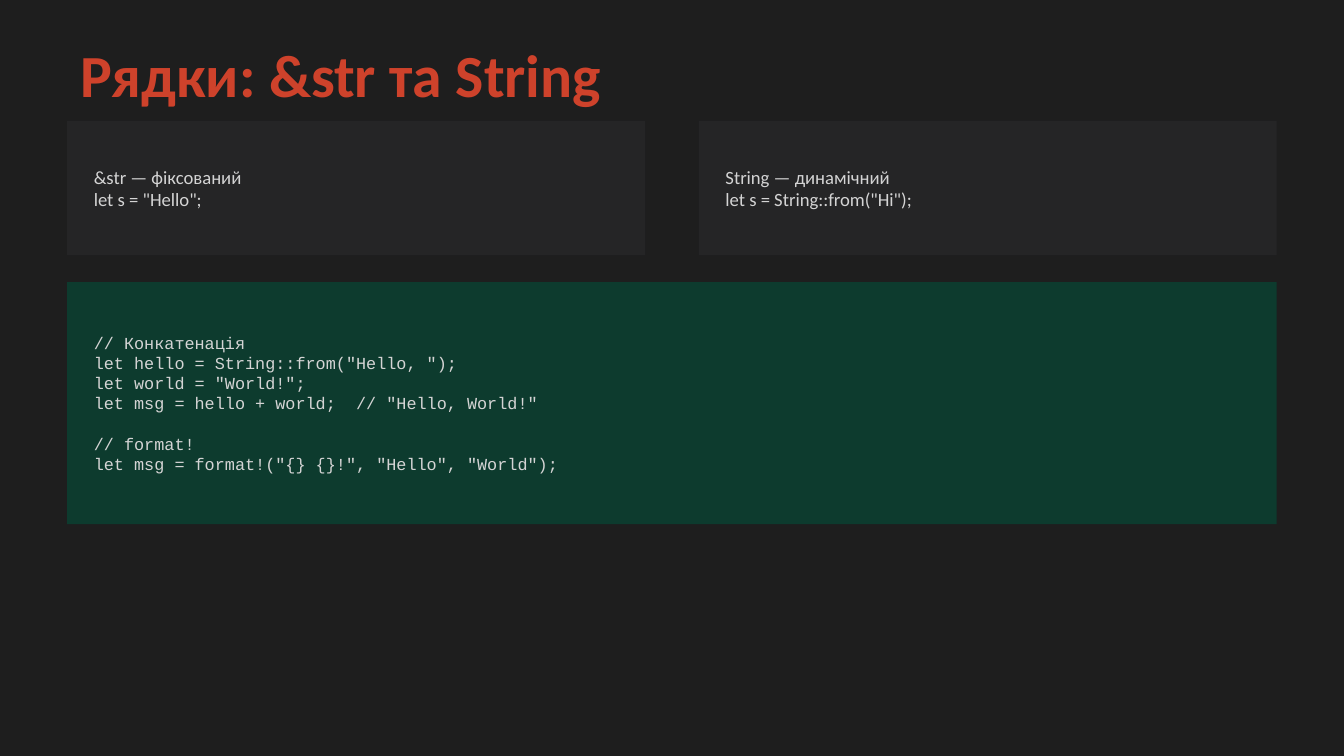
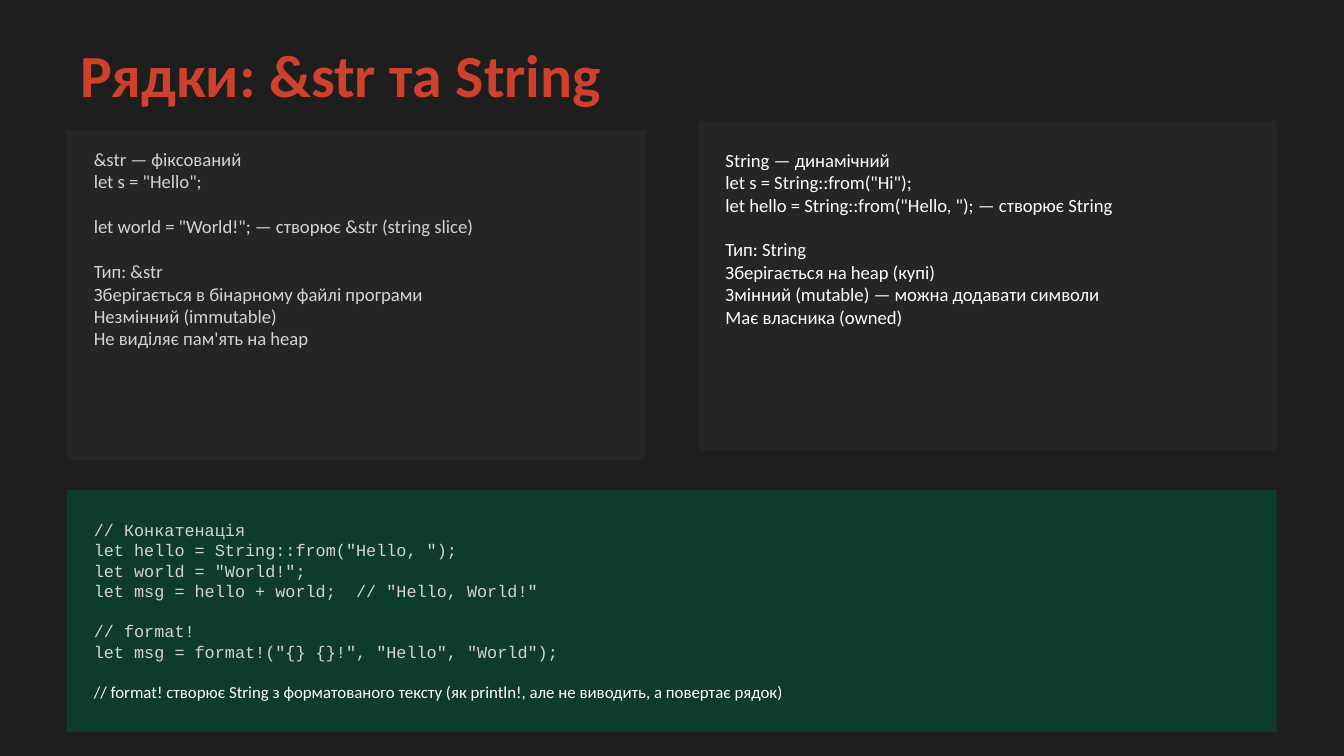
Before and after one commit to oleksiibychkov/rust-mas-textbook, a slide deck: slide 27 of src/lectures/ppt/Лекція_1_Rust.pptx (slide 26 before the commit). Drawn at 1344x756 pixels with LibreOffice and Linux fonts; fonts in the diff are those of the drawing. Boxes give left, top, right and bottom in pixels: in the first picture for what was removed or moved away, otherwise in the second. Text is boxed around its words. In the diff, an @@ line names an element or a change of style, - is before the commit and + after.

```diff
--- a/src/lectures/ppt/Лекція_1_Rust.pptx
+++ b/src/lectures/ppt/Лекція_1_Rust.pptx
@@ rectangle: place and size @@
-rectangle at (67, 121, 645, 255)
+rectangle at (67, 130, 645, 460)
@@ rectangle: place and size @@
-rectangle at (699, 121, 1277, 255)
+rectangle at (699, 121, 1277, 450)
@@ text at (725, 154, 912, 192): text colour #D4D4D4 to #FFFFFF in "String — динамічний", "let s = String::from("Hi");" @@
@@ text at (725, 198, 1112, 327): paragraphs added @@
+let hello = String::from("Hello, "); — створює String
+Тип: String
+Зберігається на heap (купі)
+Змінний (mutable) — можна додавати символи
+Має власника (owned)
@@ text at (94, 219, 473, 348): paragraphs added @@
+let world = "World!"; — створює &str (string slice)
+Тип: &str
+Зберігається в бінарному файлі програми
+Незмінний (immutable)
+Не виділяє пам'ять на heap
@@ rectangle: place and size @@
-rectangle at (67, 282, 1277, 524)
+rectangle at (67, 491, 1277, 732)
@@ text "// Конкатенація": place and size @@
-text "// Конкатенація" at (94, 337, 558, 474)
+text "// Конкатенація" at (94, 524, 783, 701)
@@ text at (111, 686, 783, 701): paragraph added @@
+// format! створює String з форматованого тексту (як println!, але не виводить, а повертає рядок)
```
Also in this commit, not shown: 5 other slides changed, 2 slides added, 1 other file.
